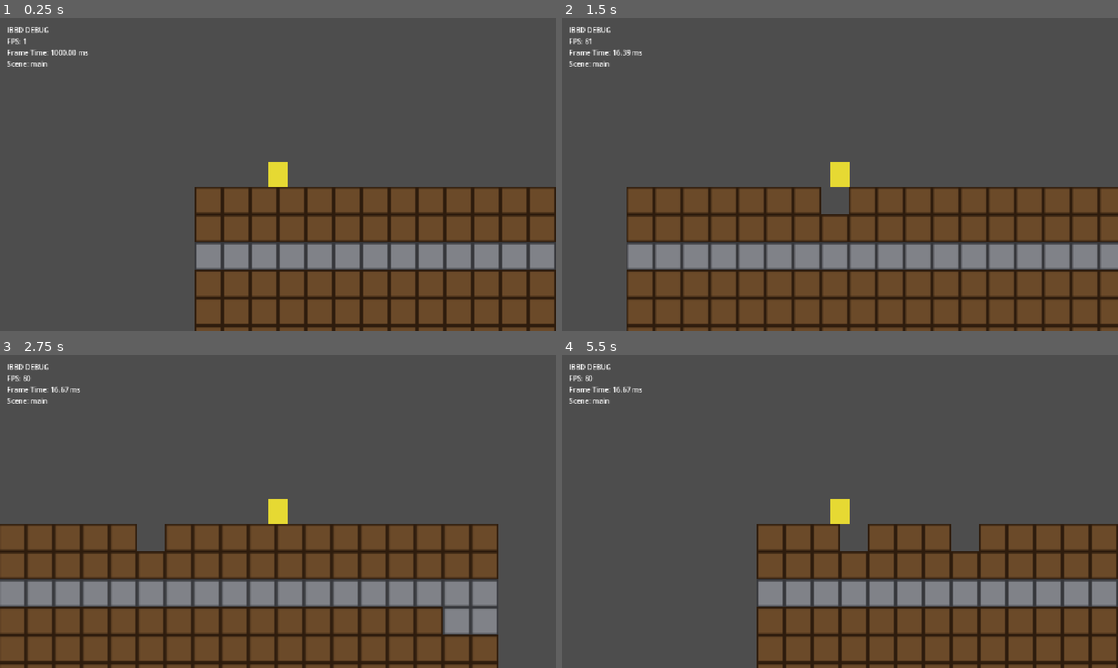
Above: before the commit, frames 1-4 (two rows, left to right).
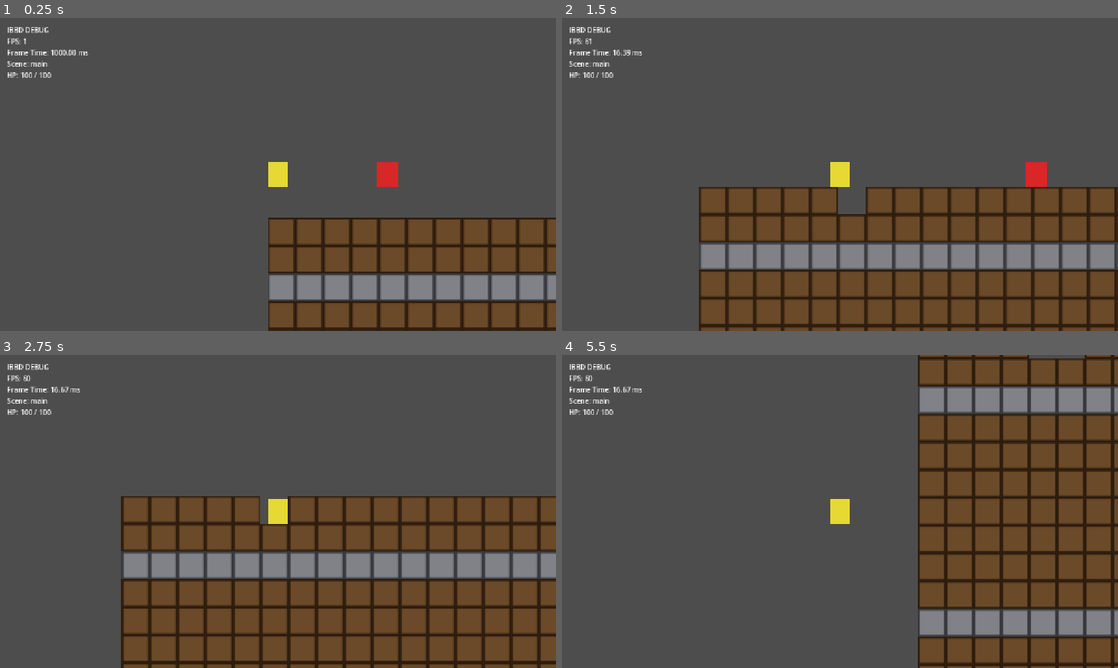
Above: after the commit, the same moments.

Repository: yunjeonghwan01-max/spiral-excavation-prot_001
Game: Godot game, scene res://_scenes/main.tscn
The game is run twice, just before and just after one commit, with the same random seed, the same clock (stepped at 60 frames per second) and the same inputs.
Inputs (mouse positions are in pixels of both pictures, inside the frame that each line leads up to):
- Up to frame 1 (0.25 s): no input
- Up to frame 2 (1.5 s): tap Enter at 0.5 s; move the mouse to (962, 158) at 0.52 s; hold Right (player_move_right) 0.53-1.28 s; hold E (player_dig) 0.53-1.28 s; click (962, 158) at 0.67 s; tap Space (player_jump) at 0.77 s; move the mouse to (728, 190) at 1.27 s; hold Down (player_move-down) from 1.28 s (still down); tap E (player_dig) at 1.35 s
- Up to frame 3 (2.75 s): tap Space (player_jump) at 1.52 s; move the mouse to (333, 442) at 2.02 s; release Down (player_move-down) at 2.03 s; hold Right (player_move_right) from 2.03 s (still down); hold E (player_dig) from 2.03 s (still down)
- Up to frame 4 (5.5 s): move the mouse to (812, 574) at 2.77 s; release Right (player_move_right) at 2.78 s; release E (player_dig) at 2.78 s; hold Up (player_move_up) 2.78-3.53 s; tap E (player_dig) at 2.85, 4.35 s; click (812, 574) at 2.92 s; tap Space (player_jump) at 3.02, 3.77, 4.52 s; move the mouse to (1006, 558) at 3.52 s; hold E (player_dig) 3.53-4.28 s; hold Left (player_move_left) 3.53-5.03 s; move the mouse to (673, 464) at 4.27 s; move the mouse to (867, 511) at 5.02 s; hold Down (player_move-down) from 5.03 s (still down); hold E (player_dig) from 5.03 s (still down); click (867, 511) at 5.17 s

The runs differ from the first frame. In frame 1, 25% of the frame differs, in the area x 1-100%, y 17-100%; in frame 2, 14%; in frame 3, 38%; in frame 4, 41%, in the area x 1-100%, y 0-100%.

Commit message:
적 추가 -> 이제부터는 롱런 레포를 키우셈_2026.9.3

Diff:
--- /dev/null
+++ b/_scenes/enemy.tscn
@@ -0,0 +1,19 @@
+[gd_scene load_steps=3 format=3]
+
+[ext_resource type="Script" path="res://_scripts/enemy.tscn.gd" id="1"]
+
+[sub_resource type="RectangleShape2D" id="RectangleShape2D_1"]
+size = Vector2(12, 14)
+
+[node name="enemy" type="CharacterBody2D"]
+script = ExtResource("1")
+
+[node name="CollisionShape2D" type="CollisionShape2D" parent="."]
+shape = SubResource("RectangleShape2D_1")
+
+[node name="Visual" type="ColorRect" parent="."]
+offset_left = -6.0
+offset_top = -7.0
+offset_right = 6.0
+offset_bottom = 7.0
+color = Color(0.85, 0.15, 0.15, 1)
--- a/_scenes/main.tscn
+++ b/_scenes/main.tscn
@@ -4,6 +4,7 @@
 [ext_resource type="PackedScene" uid="uid://ccec0fumldw1y" path="res://_scenes/toolkit.tscn" id="2_x6rnu"]
 [ext_resource type="PackedScene" uid="uid://rql4r3lsra1w" path="res://_scenes/terrain.tscn" id="3_terrain"]
 [ext_resource type="PackedScene" path="res://_scenes/player.tscn" id="4_player"]
+[ext_resource type="PackedScene" path="res://_scenes/enemy.tscn" id="5_enemy"]
 
 [node name="main" type="Node2D" unique_id=722765371]
 script = ExtResource("1_dmym1")
@@ -11,9 +12,13 @@
 [node name="game" type="Node2D" parent="." unique_id=1636911038]
 
 [node name="terrain" parent="game" unique_id=1403892576 instance=ExtResource("3_terrain")]
+position = Vector2(116, 142)
 
 [node name="player" parent="game" unique_id=787193016 instance=ExtResource("4_player")]
-position = Vector2(48, -20)
+position = Vector2(122, 97)
 terrain_path = NodePath("../terrain")
 
+[node name="enemy" parent="game" unique_id=787193017 instance=ExtResource("5_enemy")]
+position = Vector2(160, 97)
+
 [node name="toolkit" parent="." unique_id=758752430 instance=ExtResource("2_x6rnu")]
--- /dev/null
+++ b/_scripts/enemy.tscn.gd
@@ -0,0 +1,24 @@
+extends CharacterBody2D
+
+const SPEED := 100.0
+const GRAVITY := 600.0
+
+var direction := 1
+
+
+func _ready() -> void:
+	add_to_group("enemy")
+
+
+func _physics_process(delta: float) -> void:
+	if not is_on_floor():
+		velocity.y += GRAVITY * delta
+	else:
+		velocity.y = 0
+
+	velocity.x = direction * SPEED
+
+	move_and_slide()
+
+	if is_on_wall():
+		direction *= -1
--- a/_scripts/player.tscn.gd
+++ b/_scripts/player.tscn.gd
@@ -4,11 +4,18 @@
 const JUMP_VELOCITY := -170.0
 const GRAVITY := 600.0
 
+const MAX_HP := 100
+const ENEMY_CONTACT_DAMAGE := 10
+const HIT_COOLDOWN := 1.0
+
 const Terrain := preload("res://_scripts/terrain.tscn.gd")
 
 @export var terrain_path: NodePath
 var terrain: Terrain
 var facing_dir := Vector2i.RIGHT
+
+var current_hp := MAX_HP
+var _hit_cooldown := 0.0
 
 var _is_digging := false
 var _dig_target: Vector2i
@@ -17,6 +24,7 @@
 
 func _ready() -> void:
 	terrain = get_node(terrain_path)
+	add_to_group("player")
 
 
 func _physics_process(delta: float) -> void:
@@ -39,6 +47,25 @@
 	move_and_slide()
 
 	_update_dig(delta)
+	_update_enemy_contact(delta)
+
+
+func _update_enemy_contact(delta: float) -> void:
+	_hit_cooldown = max(_hit_cooldown - delta, 0.0)
+
+	for i in get_slide_collision_count():
+		var collision := get_slide_collision(i)
+		var collider := collision.get_collider()
+		if collider is Node and collider.is_in_group("enemy"):
+			_take_damage(ENEMY_CONTACT_DAMAGE)
+			break
+
+
+func _take_damage(amount: int) -> void:
+	if _hit_cooldown > 0.0:
+		return
+	current_hp = max(current_hp - amount, 0)
+	_hit_cooldown = HIT_COOLDOWN
 
 
 func _get_dig_direction() -> Vector2i:
--- a/_scripts/tool_kit/debug_hud.gd
+++ b/_scripts/tool_kit/debug_hud.gd
@@ -8,9 +8,15 @@
 	var fps := Engine.get_frames_per_second()
 	var frame_time: float = 1000.0 / max(fps, 1)
 
+	var hp_line := ""
+	var player := get_tree().get_first_node_in_group("player")
+	if player != null:
+		hp_line = "\nHP: %d / %d" % [player.current_hp, player.MAX_HP]
+
 	info_label.text = (
 		"IBBD DEBUG\n"
 		+ "FPS: %d\n" % fps
 		+ "Frame Time: %.2f ms\n" % frame_time
 		+ "Scene: %s" % get_tree().current_scene.name
+		+ hp_line
 	)
Not shown, added: _scripts/enemy.tscn.gd.uid
Not shown, changed: .DS_Store
